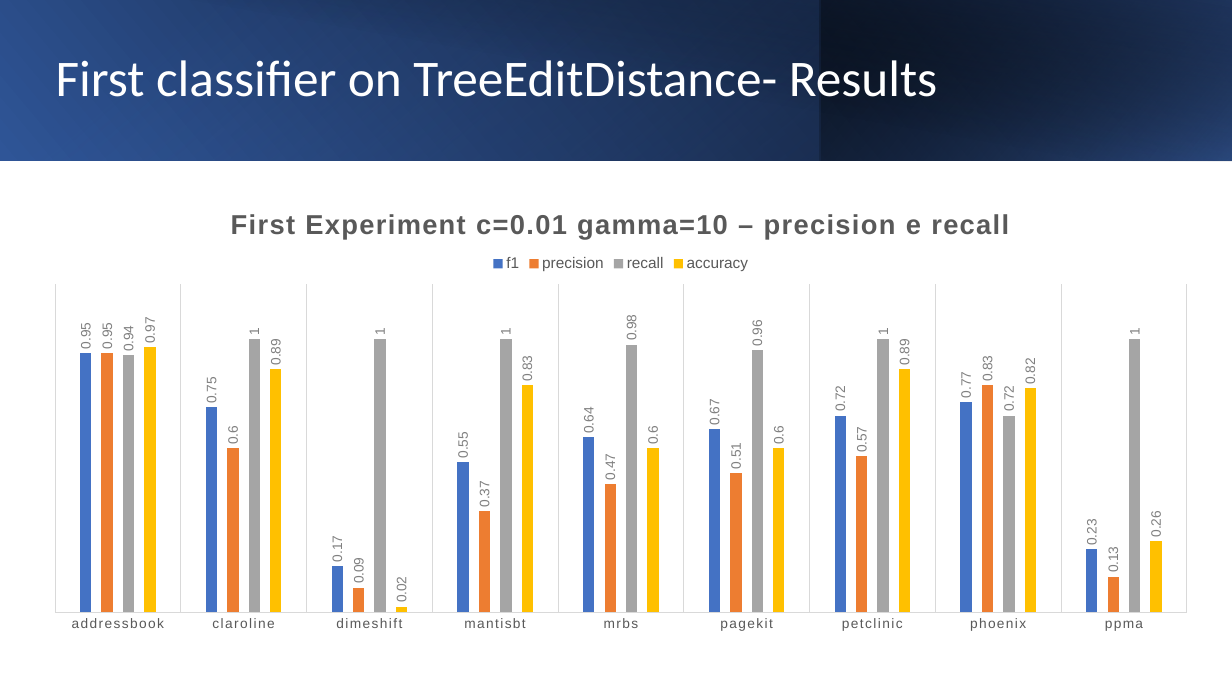
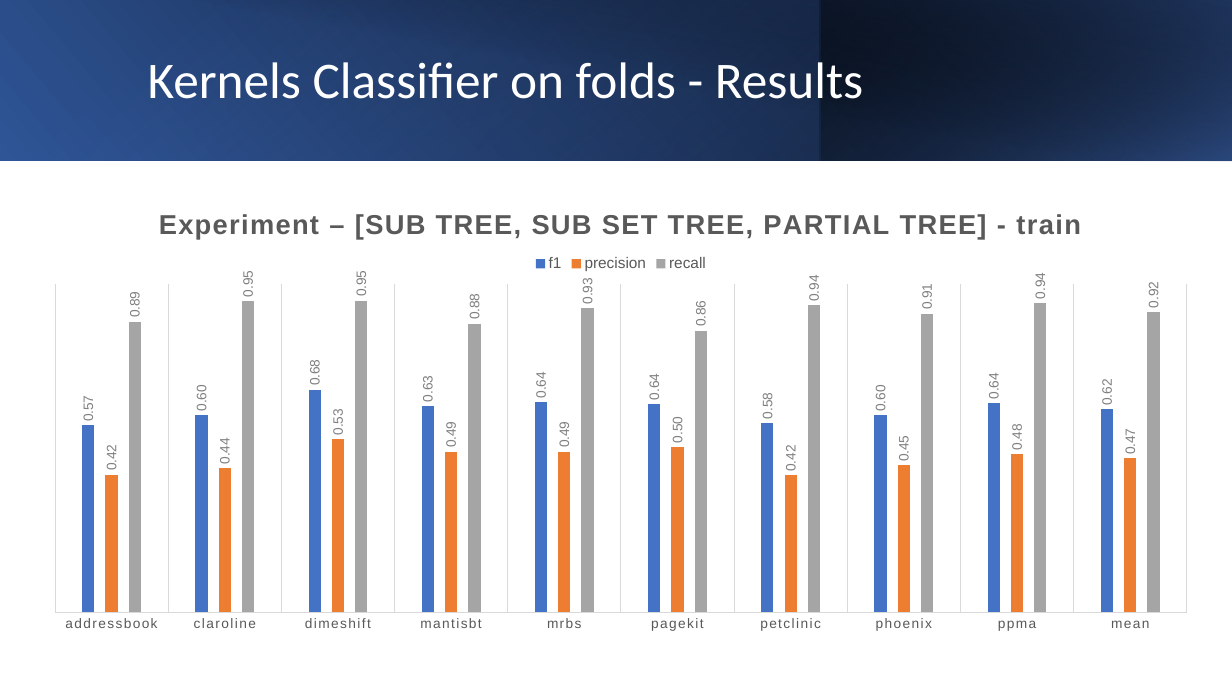
Before and after one commit to GiuseppePorcaro/Near-duplicate-states-with-kelp, a slide deck: slide 31 of src/main/resources/plots/Near duplicate states with kelp.pptx (slide 32 before the commit). Drawn at 1232x693 pixels with LibreOffice and Linux fonts; fonts in the diff are those of the drawing. Boxes give left, top, right and bottom in pixels: in the first picture for what was removed or moved away, otherwise in the second. Text is boxed around its words. In the diff, an @@ line names an element or a change of style, - is before the commit and + after.

```diff
--- a/src/main/resources/plots/Near duplicate states with kelp.pptx
+++ b/src/main/resources/plots/Near duplicate states with kelp.pptx
@@ title at [148, 56, 863, 99]: text changed @@
-First classifier on TreeEditDistance- Results
+Kernels Classifier on folds - Results
@@ column chart at [31, 192, 1211, 640] @@
@@ title "First Experiment c=0.01 gamma=10 – precision e recall " to "Experiment – [SUB TREE, SUB SET TREE, PARTIAL TREE] - train " @@
-categories: addressbook, claroline, dimeshift, mantisbt, mrbs, pagekit, petclinic, phoenix, ppma
+categories: addressbook, claroline, dimeshift, mantisbt, mrbs, pagekit, petclinic, phoenix, ppma, mean
-f1: 0.95, 0.75, 0.17, 0.55, 0.64, 0.67, 0.72, 0.77, 0.23
+f1: 0.57, 0.6, 0.68, 0.63, 0.64, 0.64, 0.58, 0.6, 0.64, 0.62
@@ data labels of f1 changed @@
-precision: 0.95, 0.6, 0.09, 0.37, 0.47, 0.51, 0.57, 0.83, 0.13
+precision: 0.42, 0.44, 0.53, 0.49, 0.49, 0.5, 0.42, 0.45, 0.48, 0.47
@@ data labels of precision changed @@
-recall: 0.94, 1, 1, 1, 0.98, 0.96, 1, 0.72, 1
+recall: 0.89, 0.95, 0.95, 0.88, 0.93, 0.86, 0.94, 0.91, 0.94, 0.92
@@ data labels of recall changed @@
-accuracy: 0.97, 0.89, 0.02, 0.83, 0.6, 0.6, 0.89, 0.82, 0.26
@@ value axis changed @@
```
Also in this commit, not shown: 4 other slides changed, 13 slides added, 18 slides removed, 5 other files.
